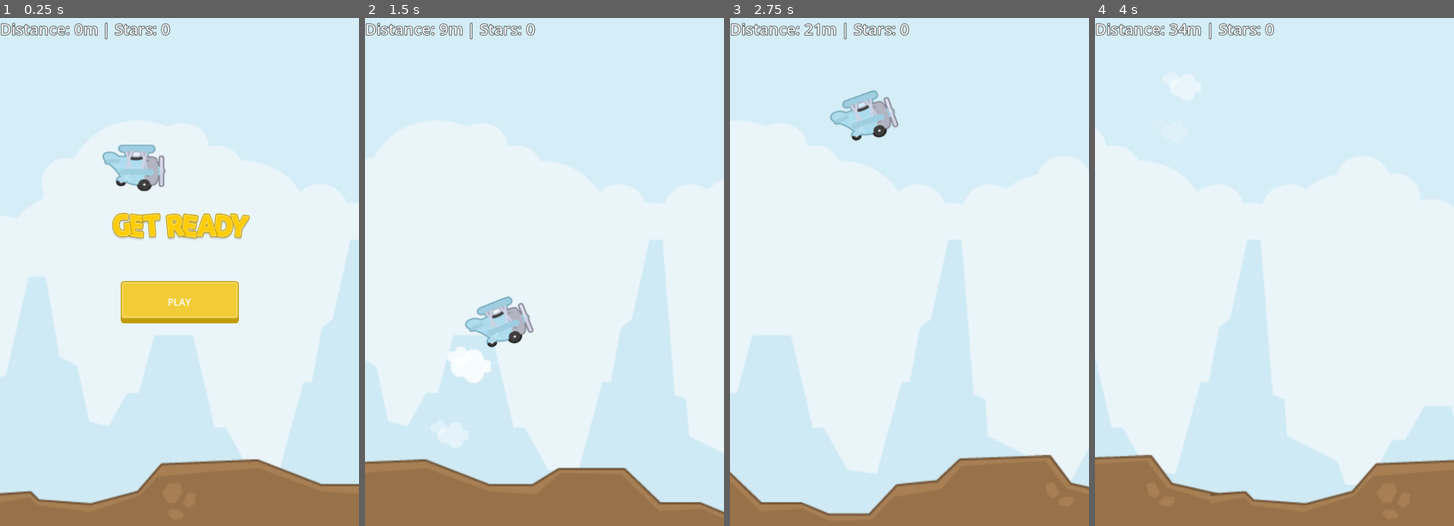
Above: before the commit, frames 1-4 (left to right).
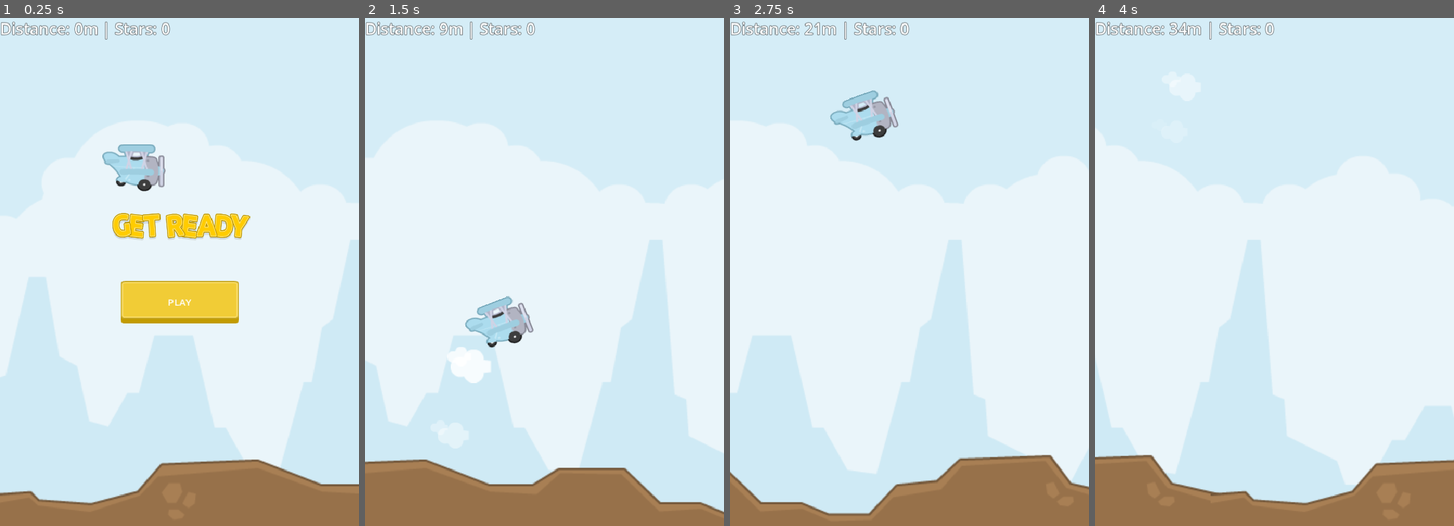
Above: after the commit, the same moments.

Repository: galih9/tappy-plane
Game: Godot game, scene res://Scenes/main.tscn
Same seed, same stepped clock (60 frames per second), same inputs: the game is played once before the commit and once after it.
Inputs (mouse positions are in pixels of both pictures, inside the frame that each line leads up to):
- Up to frame 1 (0.25 s): no input
- Up to frame 2 (1.5 s): click "PLAY" at 0.5 s; tap Enter (ui_accept) at 1.25 s; move the mouse to (623, 246) at 1.27 s; click (623, 246) at 1.42 s
- Up to frame 3 (2.75 s): tap Enter (ui_accept) at 1.52, 2.27 s; move the mouse to (837, 297) at 2.02 s; click (837, 297) at 2.17 s
- Up to frame 4 (4 s): move the mouse to (1310, 160) at 2.77 s; click (1310, 160) at 2.92 s; move the mouse to (1256, 373) at 3.52 s; click (1256, 373) at 3.67 s; tap Enter (ui_accept) at 3.77 s

The runs differ from the first frame. In frame 1, 1.2% of the frame differs, in the area x 0-100%, y 0-95%; in frame 2, 0.6%; in frame 3, 0.7%; in frame 4, 0.6%.

Commit message:
maintain aspect ratio

Diff:
--- a/project.godot
+++ b/project.godot
@@ -19,6 +19,11 @@
 
 window/size/viewport_width=595
 window/size/viewport_height=842
+window/size/window_width_override=595
+window/size/window_height_override=842
+window/stretch/mode="canvas_items"
+window/stretch/aspect="keep"
+window/handheld/orientation="portrait"
 
 [input]
 
Not shown, changed: Docs/index.html
Not shown, changed: Docs/index.pck
